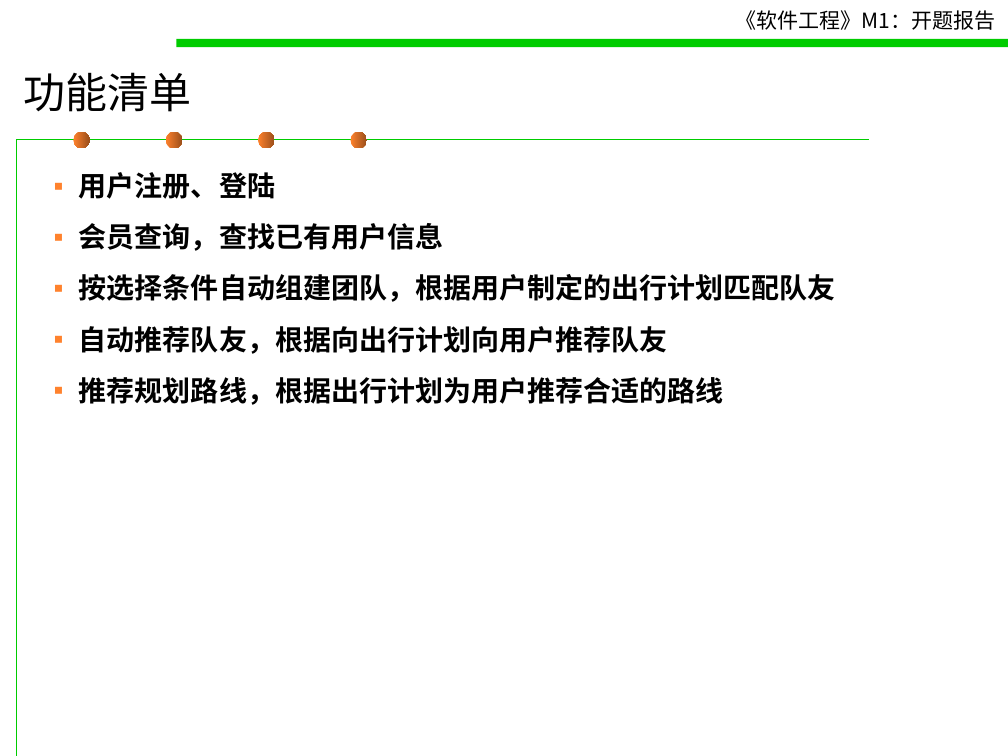
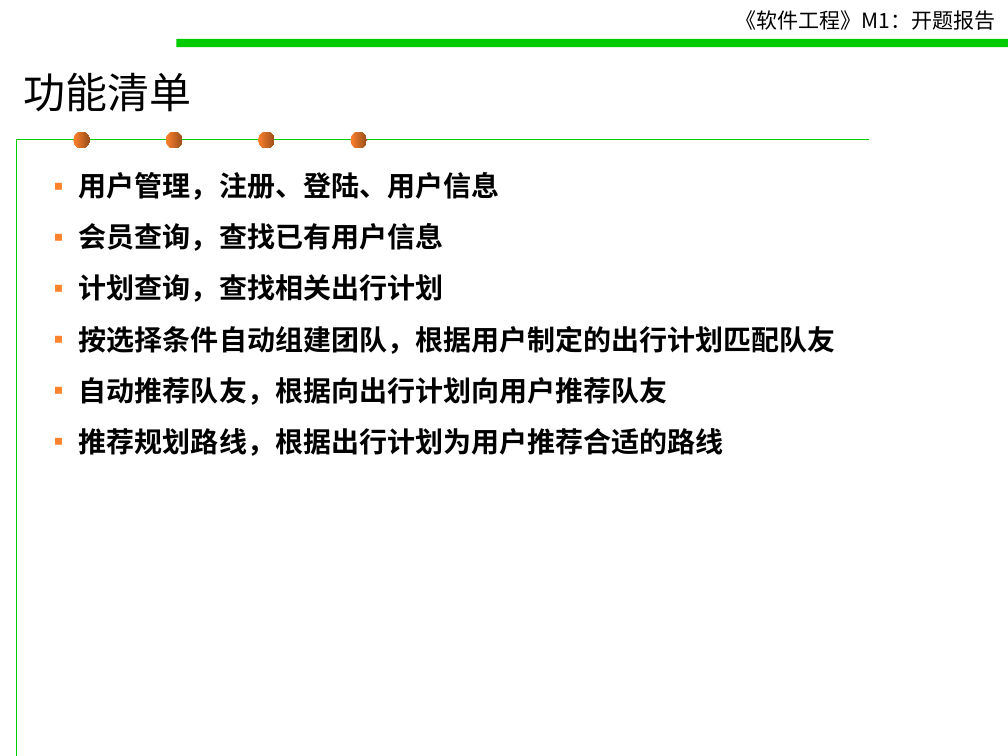
Before and after one commit to jarvet/tour-asist, a slide deck: slide 4 of M1 - 开题报告（模板）.ppt. Drawn at 1008x756 pixels with LibreOffice and Linux fonts; fonts in the diff are those of the drawing. Boxes give left, top, right and bottom in pixels: in the first picture for what was removed or moved away, otherwise in the second. Text is boxed around its words. In the diff, an @@ line names an element or a change of style, - is before the commit and + after.

```diff
--- a/M1 - 开题报告（模板）.ppt
+++ b/M1 - 开题报告（模板）.ppt
@@ text at (x1=79, y1=172, x2=500, y2=200): text changed @@
-▪ 用户注册、登陆
+▪ 用户管理，注册、登陆、用户信息
@@ text at (x1=79, y1=274, x2=444, y2=302): paragraph added @@
+▪ 计划查询，查找相关出行计划
```
Also in this commit, not shown: 1 other slide changed, 2 slides added, 1 slide removed, 1 other file.
